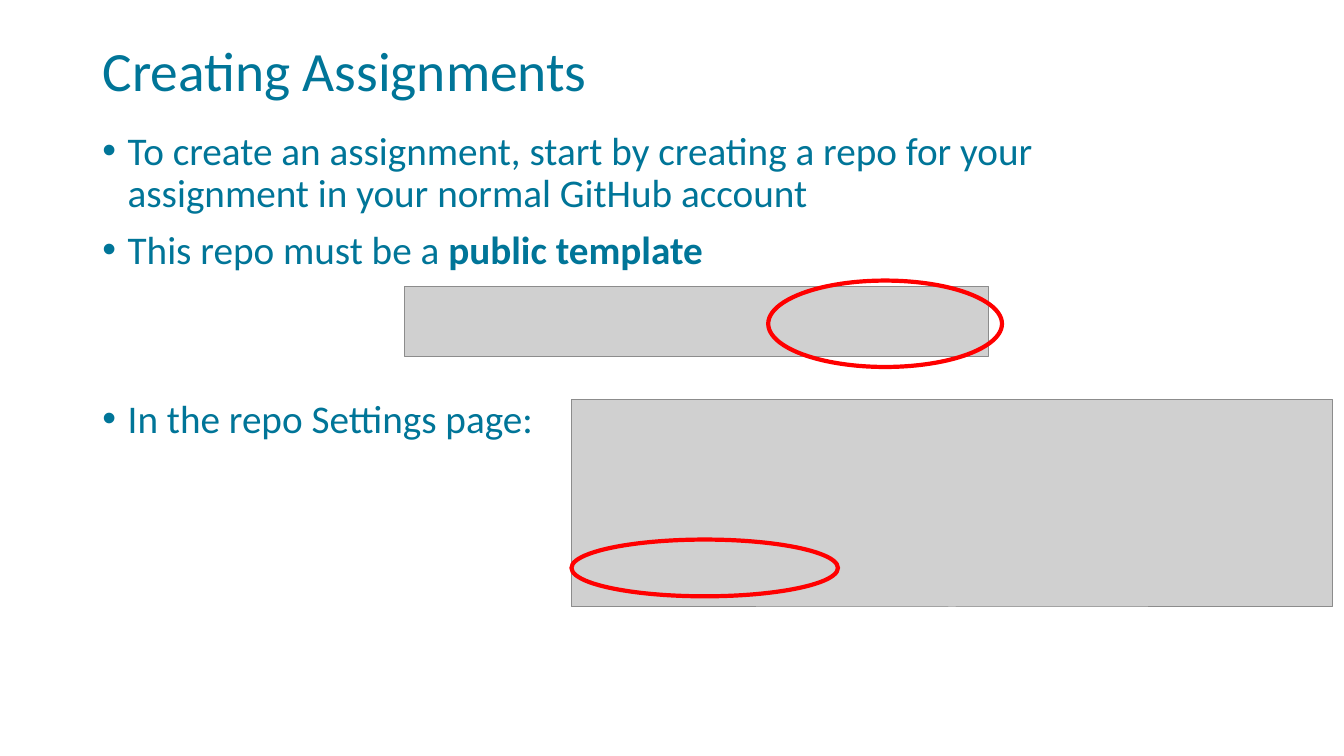
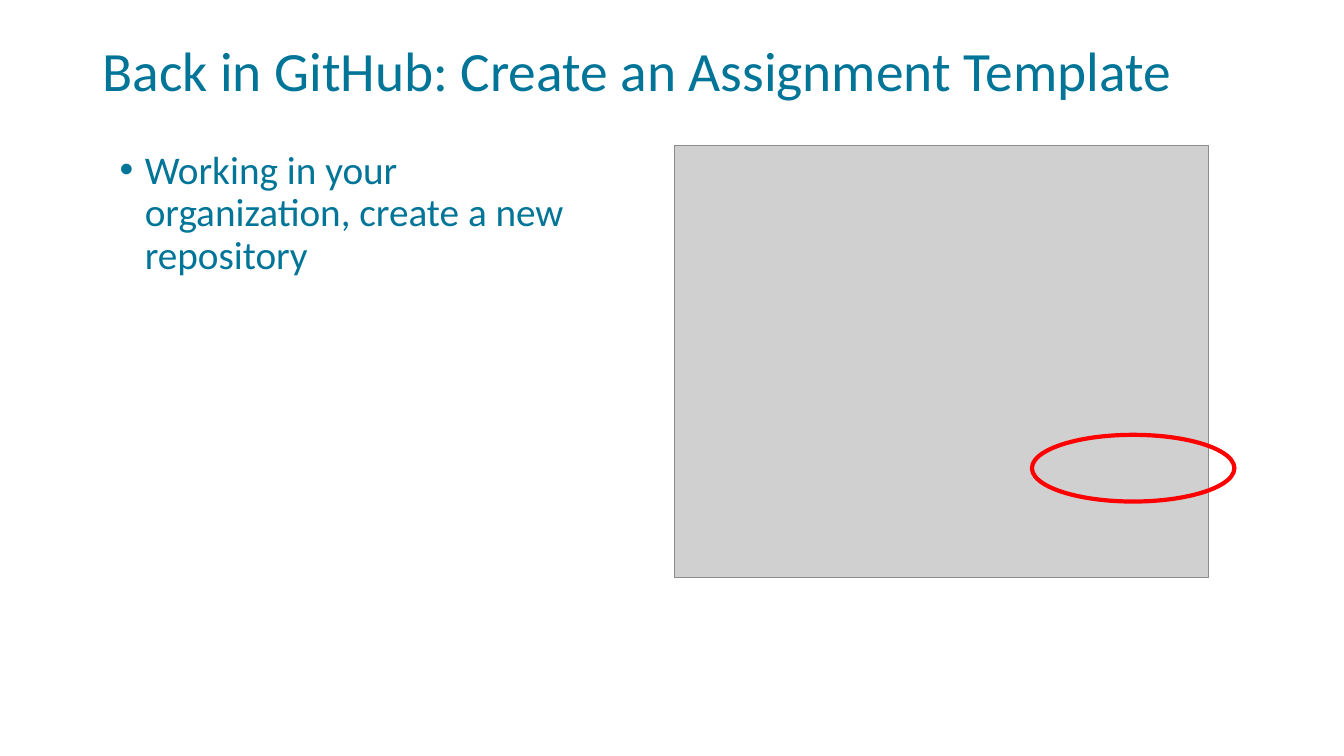
Before and after one commit to FSCJ-FacultyDev/HITEC2023, a slide deck: slide 13 of GitHubClassroom-Instructor.pptx (slide 11 before the commit). Drawn at 1344x756 pixels with LibreOffice and Linux fonts; fonts in the diff are those of the drawing; grey boxes stand for pictures; background and template pictures are left out. Boxes give left, top, right and bottom in pixels: in the first picture for what was removed or moved away, otherwise in the second. Text is boxed around its words. In the diff, an @@ line names an element or a change of style, - is before the commit and + after.

Commit message:
updated images"

```diff
--- a/GitHubClassroom-Instructor.pptx
+++ b/GitHubClassroom-Instructor.pptx
@@ title at [102, 52, 1170, 101]: text changed @@
-Creating Assignments
+Back in GitHub: Create an Assignment Template
@@ text removed at [128, 137, 1032, 440] @@
-• To create an assignment, start by creating a repo for your assignment in your normal GitHub account
-• This repo must be a public template
-• In the repo Settings page:
@@ picture added at [676, 145, 1209, 577] @@
@@ text added at [145, 156, 564, 276], 28 pt, text #007598 @@
+• Working in your organization, create a new repository
@@ picture removed at [404, 286, 989, 356] @@
@@ picture removed at [572, 399, 1333, 607] @@
@@ ellipse: place and size @@
-ellipse at [768, 280, 1002, 367]
+ellipse at [1032, 435, 1235, 501]
@@ ellipse removed at [572, 539, 838, 596] @@
```
Also in this commit, not shown: 11 other slides changed, 13 slides added, 2 slides removed.
